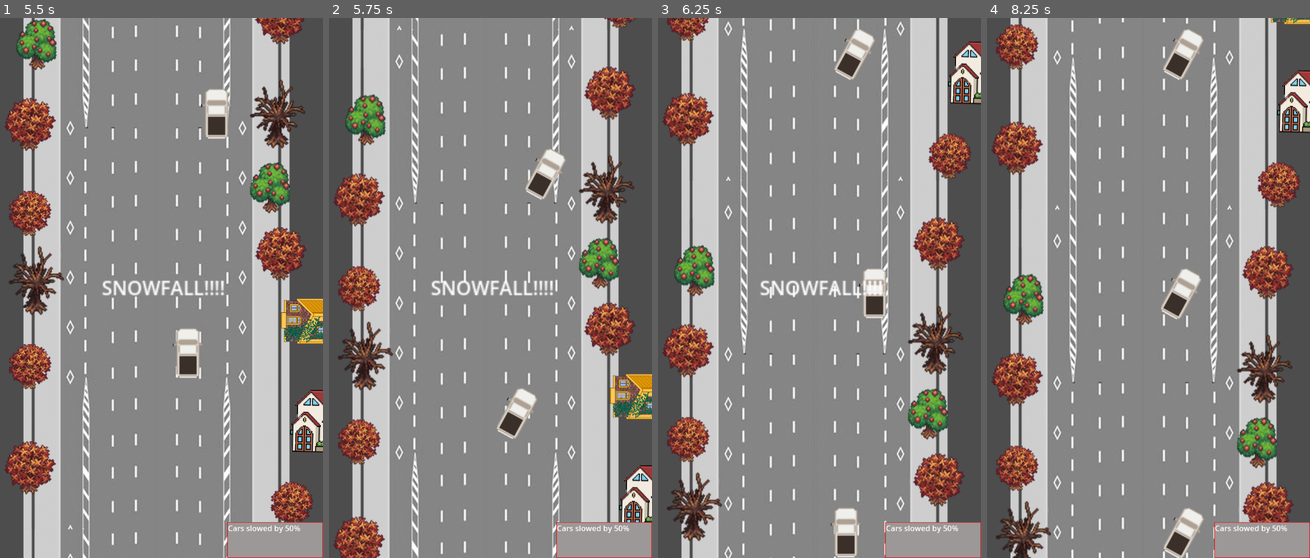
Above: before the commit, frames 1-4 (left to right).
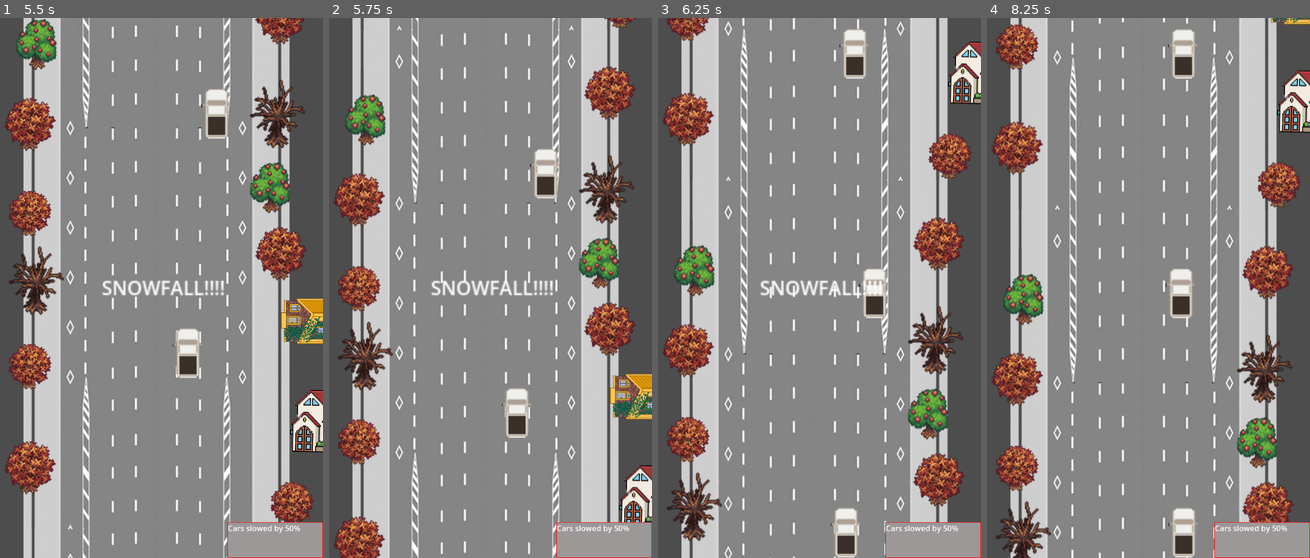
Above: after the commit, the same moments.

Repository: Zanzigzan/ChaosHacks-2024
Game: Godot game, scene res://main.tscn
Two runs of this game, one before a commit and one after it. Both use one fixed random seed, a clock stepped at 60 frames per second and the inputs below.
Inputs:
- Up to frame 1 (5.5 s): hold Right (ui_right) 0.53-1.28 s; hold Down (ui_down) 1.28-2.03 s; hold Right (ui_right) 2.03-2.78 s; hold Up (ui_up) 2.78-3.53 s; hold Left (ui_left) 3.53-5.03 s; hold Down (ui_down) from 5.03 s (still down)
- Up to frame 2 (5.75 s): keep holding Down (ui_down)
- Up to frame 3 (6.25 s): release Down (ui_down) at 5.78 s; hold Right (ui_right) from 5.78 s (still down)
- Up to frame 4 (8.25 s): release Right (ui_right) at 6.53 s; hold Up (ui_up) 6.53-7.28 s; hold Right (ui_right) 7.28-8.03 s; hold Down (ui_down) from 8.03 s (still down)

Frame 1 is identical in both runs. In frame 2, 1.0% of the frame differs, in the area x 51-74%, y 24-78%; in frame 3, 0.5%; in frame 4, 1.5%, in the area x 53-68%, y 2-100%.

Commit message:
asdfasdf

Diff:
--- a/Player.gd
+++ b/Player.gd
@@ -13,12 +13,12 @@
 func _ready():
 	screen_size = get_viewport_rect().size
 	$CarStart.play()
+	$SoundTrack.play()
 
 var input = Vector2.ZERO
 func _physics_process(delta):
 	player_movement(delta)
 	if Input.is_action_just_pressed("ui_horn"):
-
 		$CarHorn.play()
 func get_input():
 	input.x = int(Input.is_action_pressed("ui_right")) - int(Input.is_action_pressed("ui_left"))
@@ -49,6 +49,7 @@
 
 func die():
 	crash = true
+	$SoundTrack.stop()
 	$Crash.play()
 	await get_tree().create_timer(1).timeout
 	queue_free()
--- a/Player.tscn
+++ b/Player.tscn
@@ -1,10 +1,11 @@
-[gd_scene load_steps=7 format=3 uid="uid://dcxs6lviy8iqy"]
+[gd_scene load_steps=8 format=3 uid="uid://dcxs6lviy8iqy"]
 
 [ext_resource type="Script" path="res://Player.gd" id="1_mmxc6"]
 [ext_resource type="Texture2D" uid="uid://khcrw27tkbxr" path="res://Resources/Sprites/Cars/WhiteCar.png" id="2_bybg5"]
 [ext_resource type="AudioStream" uid="uid://cu2hvgi25elb0" path="res://VDS sounds/Car Horn - Sound Effect.mp3" id="3_k3pdj"]
 [ext_resource type="AudioStream" uid="uid://o36fwr741vd3" path="res://VDS sounds/Hit Sounds - Sound Effects for editing.mp3" id="4_bp3tu"]
 [ext_resource type="AudioStream" uid="uid://dvemrmeuq2uhr" path="res://VDS sounds/Car engine start sound effect.mp3" id="5_uwsym"]
+[ext_resource type="AudioStream" uid="uid://dmm6syn60bknv" path="res://VDS sounds/Initial D - Deja Vu.mp3" id="6_17o4q"]
 
 [sub_resource type="CapsuleShape2D" id="CapsuleShape2D_wn46o"]
 radius = 37.0
@@ -33,5 +34,8 @@
 [node name="Crash" type="AudioStreamPlayer2D" parent="."]
 stream = ExtResource("4_bp3tu")
 
+[node name="SoundTrack" type="AudioStreamPlayer2D" parent="."]
+stream = ExtResource("6_17o4q")
+
 [node name="Timer" type="Timer" parent="."]
 one_shot = true
--- a/main.gd
+++ b/main.gd
@@ -2,11 +2,8 @@
 
 @export var enemy_scenes: Array[PackedScene] = []
 
-
 var scroll_speed = 1800
 var countEvent = 0
-
-@onready var enemy = get_node("res://enemy.gd")
 
 var screen_size
 
@@ -37,18 +34,11 @@
 	if countEvent == 0:
 		$EventsMsgs.show_message("SNOWFALL!!!!", "Cars slowed by 50%")
 		countEvent += 1
-		$WigglingTimer.start()
+
 	elif countEvent == 1:
-		$WigglingTimer.stop()
 		$EventsMsgs.show_message("RICHMOND DRIVER!!!!", "BE AWARE!!!")
 		countEvent += 1
 	elif countEvent == 2:
 		$EventsMsgs.show_message("CAUTION: ACIDENT AHEAD", "Transit!")
 	else:
 		$EventsMsgs.show_message("SNOW AND RICHMOND DRIVER!!!!", "CHAOOOS!!!")
-
-
-
-func _on_wiggling_timer_timeout():
-	for enemy in $EnemyContainer.get_children():
-		enemy.set_wiggling(true)
Not shown, added: VDS sounds/Initial D - Deja Vu.mp3.import
Not shown, added: VDS sounds/Initial D - Deja Vu.mp3
